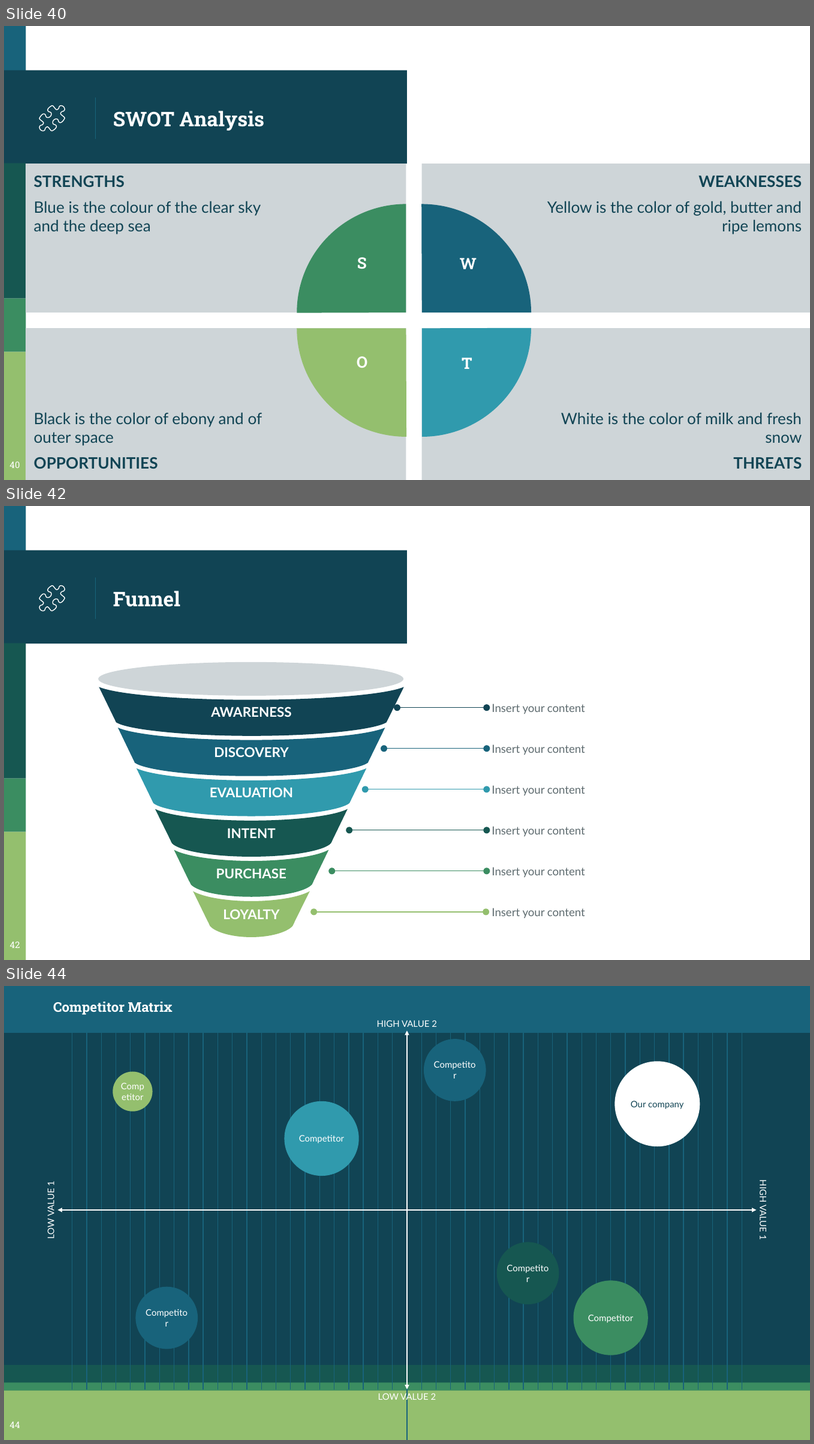
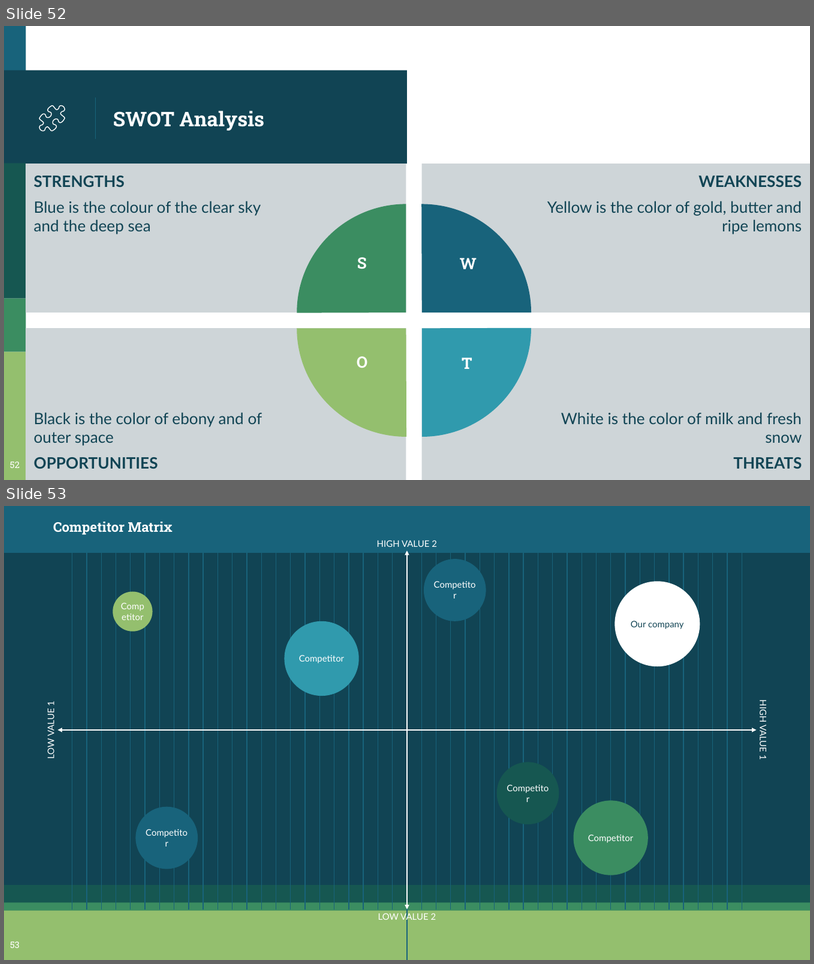
Before and after one commit to asphodelian/Math-760, a slide deck: Presentation/Ch4.6-4.8/M760 Ch4.6-Ch4.8.pptx. Shown one above the other, each under a label of ours: slides 40, 42 and 44 before the commit, slides 52 and 53 after it; the slides between them are not shown. The pictures are 814x1444 and 814x964 pixels, drawn with LibreOffice and Linux fonts; fonts in the diff are those of the drawing. Boxes give left, top, right and bottom in pixels: in the first picture for what was removed or moved away, otherwise in the second. Text is boxed around its words. In the diff, an @@ line names an element or a change of style, - is before the commit and + after.

```diff
--- a/Presentation/Ch4.6-4.8/M760 Ch4.6-Ch4.8.pptx
+++ b/Presentation/Ch4.6-4.8/M760 Ch4.6-Ch4.8.pptx
@@ slide 42 removed at box(4, 506, 810, 960), background #FFFFFF; not listed: 6 template elements that a slide beside it also shows @@
@@ freeform shape removed at box(39, 586, 65, 611) @@
@@ title removed at box(113, 591, 180, 607) @@
-Funnel
@@ group removed at box(98, 661, 404, 937): 6 freeform shapes, 1 ellipse @@
-PURCHASE
-LOYALTY
-AWARENESS
-EVALUATION
-DISCOVERY
-INTENT
@@ text removed at box(492, 703, 585, 714) @@
-Insert your content
@@ double arrow removed from (398, 708) to (487, 708) @@
@@ double arrow removed from (384, 748) to (487, 748) @@
@@ text removed at box(492, 744, 585, 754) @@
-Insert your content
@@ double arrow removed from (365, 789) to (487, 789) @@
@@ text removed at box(492, 785, 585, 795) @@
-Insert your content
@@ text removed at box(492, 826, 585, 836) @@
-Insert your content
@@ double arrow removed from (349, 830) to (487, 830) @@
@@ double arrow removed from (332, 870) to (487, 870) @@
@@ text removed at box(492, 867, 585, 877) @@
-Insert your content
@@ double arrow removed from (314, 912) to (486, 912) @@
@@ text removed at box(492, 907, 585, 918) @@
-Insert your content
@@ page number removed at box(10, 941, 20, 948) @@
-42
@@ what was slide 40 is now slide 52 @@
@@ page number at box(10, 461, 20, 468): text changed @@
-40
+52
@@ what was slide 44 is now slide 53 @@
@@ page number at box(10, 941, 20, 948): text changed @@
-44
+53
```
Also in this commit, not shown: 6 slides changed, 30 slides added, 23 other slides removed.
